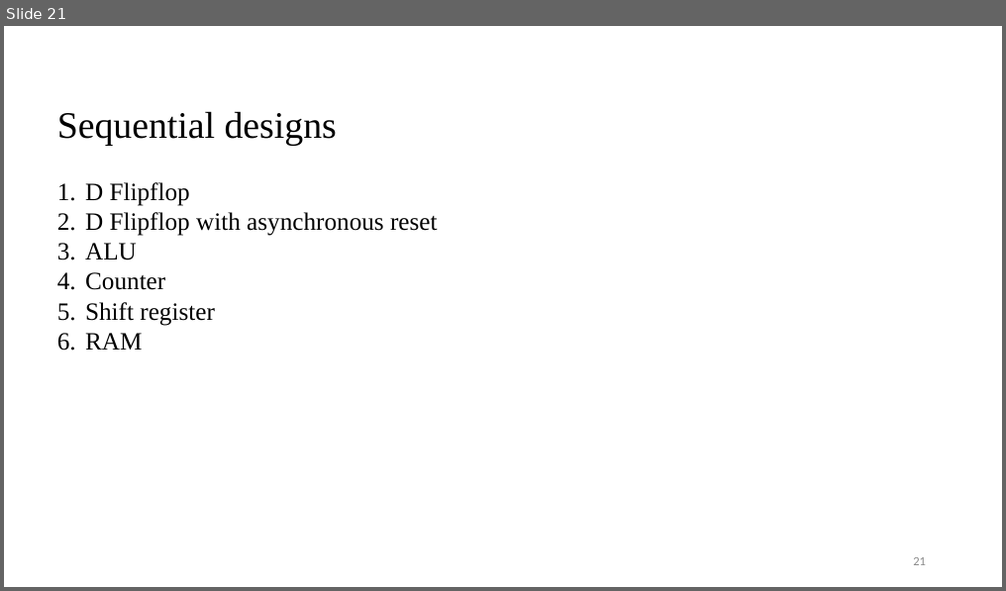
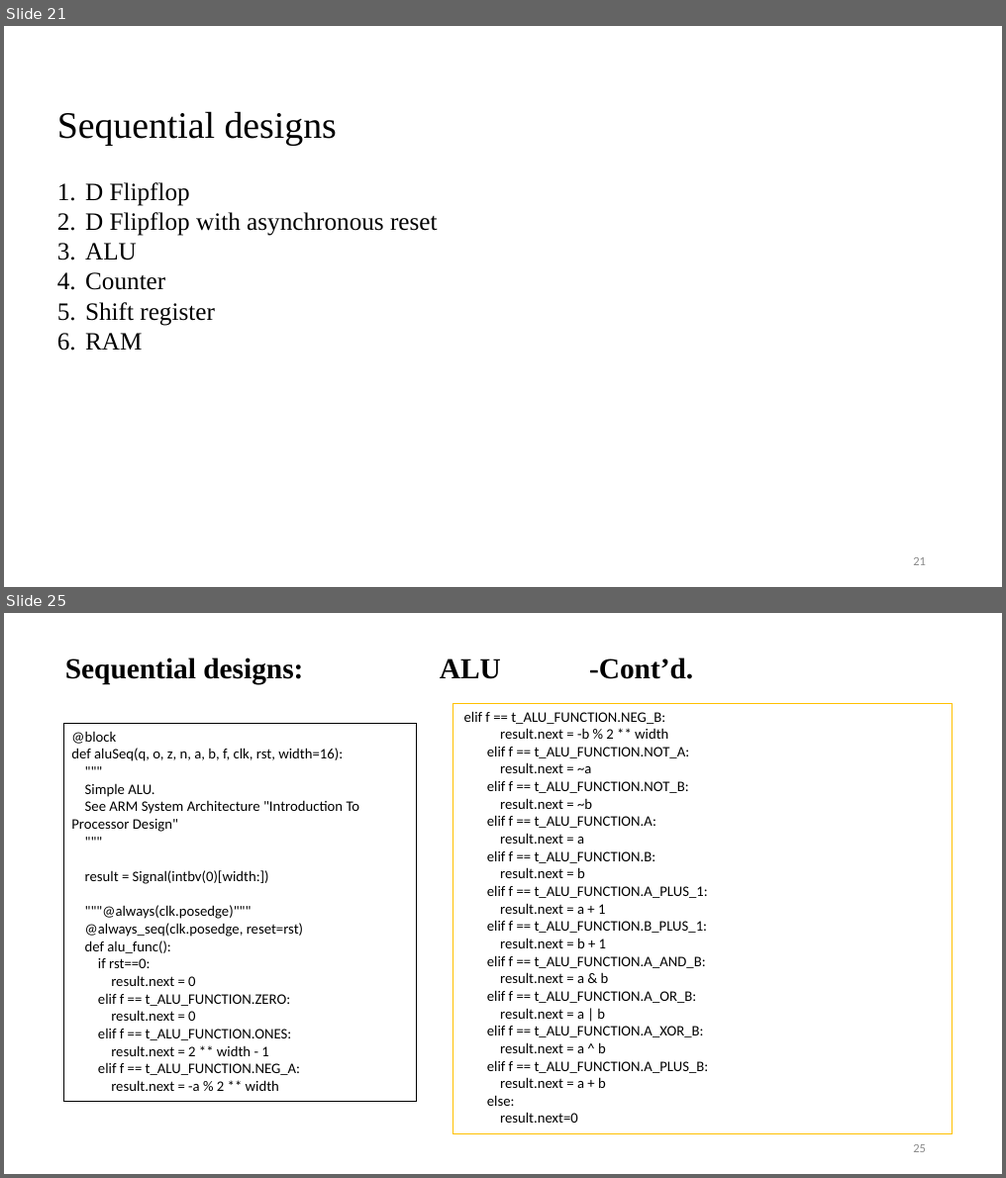
Before and after one commit to visionvlsi/Proj_HLS_phase1, a slide deck: hls_phase1.pptx. Shown one above the other, each under a label of ours: slide 21 before the commit, slides 21 and 25 after it; the slides between them are not shown. The pictures are 1006x591 and 1006x1178 pixels, drawn with LibreOffice and Linux fonts; fonts in the diff are those of the drawing. Boxes give left, top, right and bottom in pixels: in the first picture for what was removed or moved away, otherwise in the second. Text is boxed around its words. In the diff, an @@ line names an element or a change of style, - is before the commit and + after.

Commit message:
ppt updated

```diff
--- a/hls_phase1.pptx
+++ b/hls_phase1.pptx
@@ slide 25 added at (4,613,1002,1174), background #FFFFFF @@
@@ text added at (65,658,693,684), 28 pt, text #000000, bold @@
+Sequential designs: ALU -Cont’d.
@@ rectangle added at (64,724,417,1102), outline #000000 0.75 pt, 14 pt, text #000000 @@
+@block
+def aluSeq(q, o, z, n, a, b, f, clk, rst, width=16):
+"""
+Simple ALU.
+See ARM System Architecture "Introduction To Processor Design"
+"""
+result = Signal(intbv(0)[width:])
+"""@always(clk.posedge)"""
+@always_seq(clk.posedge, reset=rst)
+def alu_func():
+if rst==0:
+result.next = 0
+elif f == t_ALU_FUNCTION.ZERO:
+result.next = 0
+elif f == t_ALU_FUNCTION.ONES:
+result.next = 2 ** width - 1
+elif f == t_ALU_FUNCTION.NEG_A:
+result.next = -a % 2 ** width
@@ rectangle added at (453,703,952,1135), outline #FFC000 0.75 pt, 14 pt, text #000000 @@
+elif f == t_ALU_FUNCTION.NEG_B:
+result.next = -b % 2 ** width
+elif f == t_ALU_FUNCTION.NOT_A:
+result.next = ~a
+elif f == t_ALU_FUNCTION.NOT_B:
+result.next = ~b
+elif f == t_ALU_FUNCTION.A:
+result.next = a
+elif f == t_ALU_FUNCTION.B:
+result.next = b
+elif f == t_ALU_FUNCTION.A_PLUS_1:
+result.next = a + 1
+elif f == t_ALU_FUNCTION.B_PLUS_1:
+result.next = b + 1
+elif f == t_ALU_FUNCTION.A_AND_B:
+result.next = a & b
+elif f == t_ALU_FUNCTION.A_OR_B:
+result.next = a | b
+elif f == t_ALU_FUNCTION.A_XOR_B:
+result.next = a ^ b
+elif f == t_ALU_FUNCTION.A_PLUS_B:
+result.next = a + b
+else:
+result.next=0
@@ page number added at (913,1145,926,1153), 12 pt, text #8C8C8C @@
+25
```
Also in this commit, not shown: 8 other slides added.
